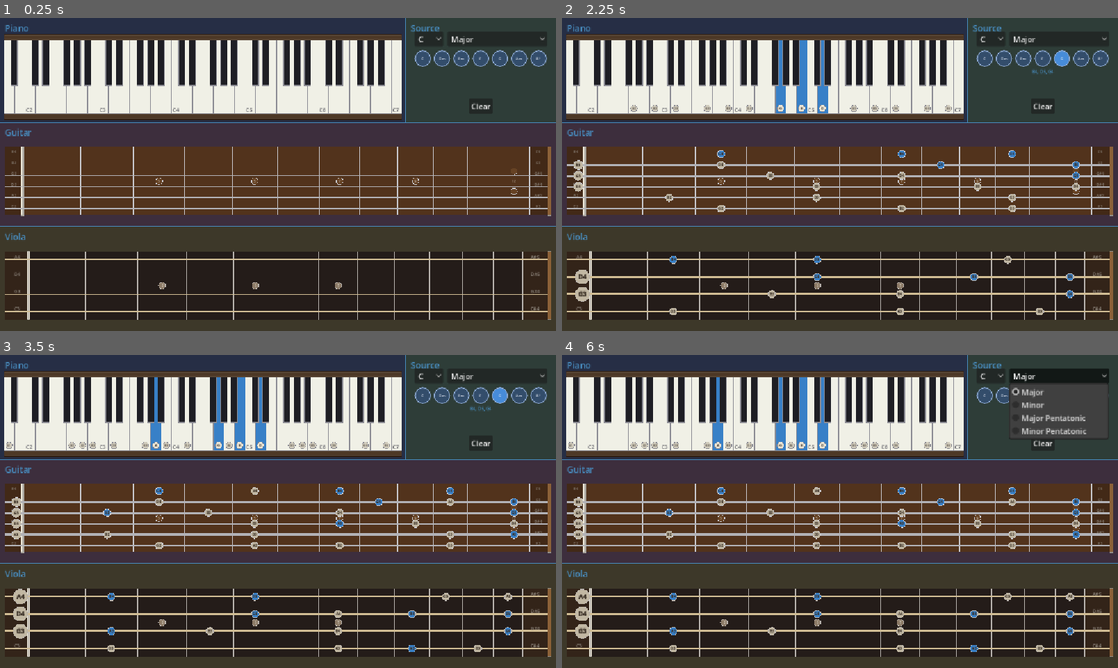
Above: before the commit, frames 1-4 (two rows, left to right).
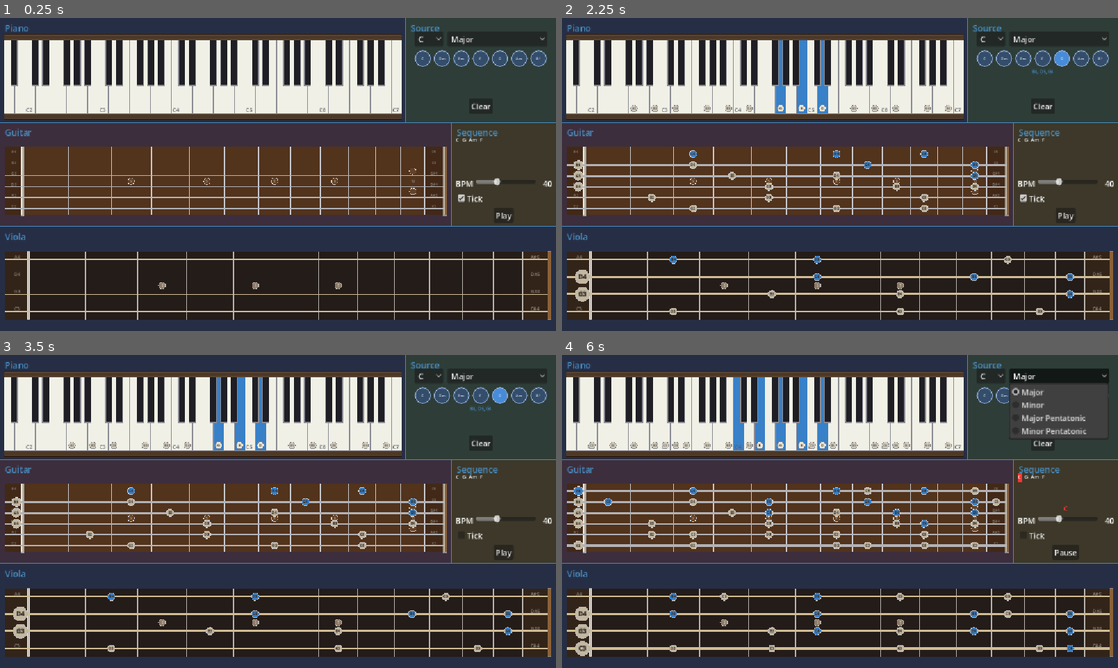
Above: after the commit, the same moments.

Repository: bitflipper42/Instrument
Game: Godot game, scene res://main.tscn
The game is run twice, just before and just after one commit, with the same random seed, the same clock (stepped at 60 frames per second) and the same inputs.
Inputs (mouse positions are in pixels of both pictures, inside the frame that each line leads up to):
- Up to frame 1 (0.25 s): no input
- Up to frame 2 (2.25 s): click "C" at 0.5 s; click "C" at 1.25 s; click "G" at 2 s
- Up to frame 3 (3.5 s): click (505, 536) at 2.75 s, where only the run after the commit has a clickable "Tick"
- Up to frame 4 (6 s): click (1067, 552) at 3.5 s, where only the run after the commit has a clickable "Play"; click (1067, 552) at 4.25 s, where only the run after the commit has a clickable "Pause"; click (1067, 552) at 5 s, where only the run after the commit has a clickable "Play"; click "Major" at 5.75 s

The runs differ from the first frame. In frame 1, 14% of the frame differs, in the area x 0-100%, y 33-100%; in frame 2, 15%; in frame 3, 16%; in frame 4, 19%, in the area x 0-100%, y 7-100%.

Commit message:
Add Sequence control tile for stepping through parsed chord progressions.
Co-authored-by: Cursor <cursoragent@cursor.com>

Diff:
--- /dev/null
+++ b/chord_parser.gd
@@ -0,0 +1,126 @@
+class_name ChordParser
+extends RefCounted
+
+## Parses chord symbol tokens (e.g. "C", "Am7", "F#dim") into MIDI note sets.
+
+const DEFAULT_OCTAVE := 4
+
+## Quality suffix -> semitone intervals from the chord root.
+const QUALITY_INTERVALS: Dictionary = {
+	"maj7": [0, 4, 7, 11],
+	"min7": [0, 3, 7, 10],
+	"m7b5": [0, 3, 6, 10],
+	"dim7": [0, 3, 6, 9],
+	"maj9": [0, 4, 7, 11, 14],
+	"min9": [0, 3, 7, 10, 14],
+	"sus4": [0, 5, 7],
+	"sus2": [0, 2, 7],
+	"add9": [0, 4, 7, 14],
+	"aug": [0, 4, 8],
+	"dim": [0, 3, 6],
+	"min": [0, 3, 7],
+	"maj": [0, 4, 7],
+	"m9": [0, 3, 7, 10, 14],
+	"m7": [0, 3, 7, 10],
+	"M7": [0, 4, 7, 11],
+	"-7": [0, 3, 7, 10],
+	"°7": [0, 3, 6, 9],
+	"13": [0, 4, 7, 10, 14, 21],
+	"11": [0, 4, 7, 10, 14, 17],
+	"ø": [0, 3, 6, 10],
+	"+": [0, 4, 8],
+	"°": [0, 3, 6],
+	"9": [0, 4, 7, 10, 14],
+	"7": [0, 4, 7, 10],
+	"6": [0, 4, 7, 9],
+	"m": [0, 3, 7],
+	"M": [0, 4, 7],
+	"-": [0, 3, 7],
+	"5": [0, 7],
+	"": [0, 4, 7],
+}
+
+static var _quality_keys: PackedStringArray = PackedStringArray()
+
+
+## Splits `text` on whitespace into non-empty tokens (row order preserved).
+static func tokenize(text: String) -> PackedStringArray:
+	var tokens: PackedStringArray = []
+	for line in text.split("\n"):
+		for part in line.split(" ", false):
+			var token := part.strip_edges()
+			if not token.is_empty():
+				tokens.append(token)
+	return tokens
+
+
+## Parses one chord token. Returns `{ "valid": bool, "tones": Array[int], "token": String }`.
+static func parse(token: String) -> Dictionary:
+	var cleaned := token.strip_edges()
+	if cleaned.is_empty():
+		return {"valid": false, "tones": [], "token": cleaned}
+	var root := _parse_root(cleaned)
+	if root.is_empty():
+		return {"valid": false, "tones": [], "token": cleaned}
+	var quality: String = root["quality"]
+	var intervals: Array = _intervals_for_quality(quality)
+	if intervals.is_empty():
+		return {"valid": false, "tones": [], "token": cleaned}
+	var pc := BasicInstrument.CHROMATIC.find(root["pitch"])
+	if pc < 0:
+		return {"valid": false, "tones": [], "token": cleaned}
+	var base := (int(root["octave"]) + 1) * 12 + pc
+	var tones: Array[int] = []
+	for interval in intervals:
+		var midi := base + int(interval)
+		if midi < 0 or midi > 127:
+			return {"valid": false, "tones": [], "token": cleaned}
+		if not tones.has(midi):
+			tones.append(midi)
+	tones.sort()
+	return {"valid": true, "tones": tones, "token": cleaned}
+
+
+static func is_valid(token: String) -> bool:
+	return parse(token)["valid"]
+
+
+static func _parse_root(s: String) -> Dictionary:
+	if s.is_empty():
+		return {}
+	var letter := s[0]
+	if not ((letter >= "A" and letter <= "G") or (letter >= "a" and letter <= "g")):
+		return {}
+	var i := 1
+	var acc := ""
+	if i < s.length() and s[i] in "#b":
+		acc = s[i]
+		i += 1
+	var pitch := s.substr(0, 1).to_upper() + acc
+	if BasicInstrument.FLAT_ALIASES.has(pitch):
+		pitch = BasicInstrument.FLAT_ALIASES[pitch]
+	if not BasicInstrument.CHROMATIC.has(pitch):
+		return {}
+	var octave := DEFAULT_OCTAVE
+	var oct_start := i
+	while i < s.length() and s[i].is_valid_int():
+		i += 1
+	if i > oct_start:
+		octave = int(s.substr(oct_start, i - oct_start))
+	return {"pitch": pitch, "octave": octave, "quality": s.substr(i)}
+
+
+static func _intervals_for_quality(quality: String) -> Array:
+	if QUALITY_INTERVALS.has(quality):
+		return QUALITY_INTERVALS[quality]
+	if _quality_keys.is_empty():
+		var keys: Array[String] = []
+		for key in QUALITY_INTERVALS:
+			keys.append(key)
+		keys.sort_custom(func(a: String, b: String) -> bool:
+			return a.length() > b.length())
+		_quality_keys = PackedStringArray(keys)
+	for key in _quality_keys:
+		if quality == key:
+			return QUALITY_INTERVALS[key]
+	return []
--- a/main.gd
+++ b/main.gd
@@ -4,6 +4,7 @@
 const GuitarScene := preload("res://guitar_instrument.tscn")
 const ViolaScene := preload("res://viola_instrument.tscn")
 const SourceScene := preload("res://source_instrument.tscn")
+const SequenceScene := preload("res://sequence_instrument.tscn")
 
 @onready var tile_manager: TileManager = $TileManager
 
@@ -14,8 +15,11 @@
 	var piano := tile_manager.add_tile_to_row(top_row, PianoScene, "Piano") as BasicInstrument
 	var source := tile_manager.add_tile_to_row(top_row, SourceScene, "Source", true, 1.44) as SourceInstrument
 
-	# Rows 1 and 2: full-width Guitar, then Viola.
-	var guitar := tile_manager.add_tile_from_scene(GuitarScene, "Guitar") as BasicInstrument
+	# Row 1: Guitar (left) and Sequence (right). Row 2: Viola.
+	var guitar_row := tile_manager.add_row()
+	var guitar := tile_manager.add_tile_to_row(guitar_row, GuitarScene, "Guitar") as BasicInstrument
+	var sequence := tile_manager.add_tile_to_row(
+		guitar_row, SequenceScene, "Sequence", true, 1.0) as SequenceInstrument
 	var viola := tile_manager.add_tile_from_scene(ViolaScene, "Viola") as BasicInstrument
 
 	if piano and guitar:
@@ -35,6 +39,14 @@
 		if viola:
 			source.connect_to(viola)
 
+	if sequence:
+		if piano:
+			sequence.connect_to(piano)
+		if guitar:
+			sequence.connect_to(guitar)
+		if viola:
+			sequence.connect_to(viola)
+
 
 ## Releases all notes on every instrument (Source's Clear button).
 func _release_all_notes() -> void:
--- /dev/null
+++ b/sequence_instrument.gd
@@ -0,0 +1,339 @@
+class_name SequenceInstrument
+extends BasicInstrument
+
+## Control tile that parses a whitespace-separated chord sequence, highlights
+## invalid tokens in red, and steps through valid chords on each beat.
+
+const TITLE_HEIGHT := 28.0
+const UI_PADDING := 8.0
+const DEFAULT_BPM := 40
+const MIN_BPM := 20
+const MAX_BPM := 80
+const DEFAULT_SEQUENCE := "C G Am F"
+
+@export var valid_token_color: Color = Color(0.92, 0.95, 1.0)
+@export var invalid_token_color: Color = Color(1.0, 0.35, 0.35)
+@export var active_token_color: Color = Color(1.0, 0.2, 0.2)
+
+var _canvas: CanvasLayer
+var _ui: VBoxContainer
+var _text_stack: Control
+var _sequence_display: RichTextLabel
+var _text_edit: TextEdit
+var _current_label: Label
+var _bpm_slider: HSlider
+var _bpm_label: Label
+var _tick_checkbox: CheckBox
+var _play_button: Button
+var _tick_player: AudioStreamPlayer
+
+var _parsed_chords: Array = []
+var _valid_step_indices: Array[int] = []
+var _playing := false
+var _step_index := 0
+var _beat_accum := 0.0
+var _current_tones: Array[int] = []
+var _active_parsed_index := -1
+
+
+func _ready() -> void:
+	super._ready()
+	if title == "Instrument":
+		title = "Sequence"
+	set_process(true)
+	_build_ui()
+	_layout_ui()
+	_reparse_sequence()
+
+
+func _build_ui() -> void:
+	_canvas = CanvasLayer.new()
+	add_child(_canvas)
+
+	_ui = VBoxContainer.new()
+	_ui.add_theme_constant_override("separation", 4)
+	_ui.mouse_filter = Control.MOUSE_FILTER_STOP
+	_canvas.add_child(_ui)
+
+	_text_stack = Control.new()
+	_text_stack.size_flags_vertical = Control.SIZE_EXPAND_FILL
+	_text_stack.size_flags_horizontal = Control.SIZE_EXPAND_FILL
+	_text_stack.clip_contents = true
+	_ui.add_child(_text_stack)
+
+	_sequence_display = RichTextLabel.new()
+	_sequence_display.set_anchors_preset(Control.PRESET_FULL_RECT)
+	_sequence_display.bbcode_enabled = true
+	_sequence_display.scroll_active = false
+	_sequence_display.fit_content = false
+	_sequence_display.mouse_filter = Control.MOUSE_FILTER_IGNORE
+	_sequence_display.add_theme_font_size_override("normal_font_size", 11)
+	_sequence_display.add_theme_stylebox_override("normal", StyleBoxEmpty.new())
+	_sequence_display.add_theme_stylebox_override("focus", StyleBoxEmpty.new())
+	_text_stack.add_child(_sequence_display)
+
+	_text_edit = TextEdit.new()
+	_text_edit.set_anchors_preset(Control.PRESET_FULL_RECT)
+	_text_edit.text = DEFAULT_SEQUENCE
+	_text_edit.placeholder_text = "C G Am F"
+	_text_edit.wrap_mode = TextEdit.LINE_WRAPPING_NONE
+	_text_edit.focus_mode = Control.FOCUS_ALL
+	_text_edit.mouse_filter = Control.MOUSE_FILTER_STOP
+	_text_edit.add_theme_font_size_override("font_size", 11)
+	_text_edit.add_theme_color_override("font_color", Color(1.0, 1.0, 1.0, 0.0))
+	_text_edit.add_theme_color_override("font_readonly_color", Color(1.0, 1.0, 1.0, 0.0))
+	_text_edit.add_theme_color_override("caret_color", Color(0.92, 0.95, 1.0))
+	_text_edit.add_theme_color_override("selection_color", Color(0.28, 0.55, 0.85, 0.35))
+	_text_edit.add_theme_stylebox_override("normal", StyleBoxEmpty.new())
+	_text_edit.add_theme_stylebox_override("focus", StyleBoxEmpty.new())
+	_text_stack.add_child(_text_edit)
+
+	_current_label = Label.new()
+	_current_label.horizontal_alignment = HORIZONTAL_ALIGNMENT_CENTER
+	_current_label.add_theme_color_override("font_color", active_token_color)
+	_current_label.add_theme_font_size_override("font_size", 14)
+	_ui.add_child(_current_label)
+
+	var controls := VBoxContainer.new()
+	controls.add_theme_constant_override("separation", 4)
+	_ui.add_child(controls)
+
+	var bpm_row := HBoxContainer.new()
+	bpm_row.add_theme_constant_override("separation", 6)
+	controls.add_child(bpm_row)
+
+	var bpm_caption := Label.new()
+	bpm_caption.text = "BPM"
+	bpm_row.add_child(bpm_caption)
+
+	_bpm_slider = HSlider.new()
+	_bpm_slider.min_value = MIN_BPM
+	_bpm_slider.max_value = MAX_BPM
+	_bpm_slider.step = 1.0
+	_bpm_slider.value = DEFAULT_BPM
+	_bpm_slider.size_flags_horizontal = Control.SIZE_EXPAND_FILL
+	bpm_row.add_child(_bpm_slider)
+
+	_bpm_label = Label.new()
+	_bpm_label.custom_minimum_size.x = 28.0
+	_bpm_label.horizontal_alignment = HORIZONTAL_ALIGNMENT_RIGHT
+	bpm_row.add_child(_bpm_label)
+
+	_tick_checkbox = CheckBox.new()
+	_tick_checkbox.text = "Tick"
+	_tick_checkbox.button_pressed = true
+	controls.add_child(_tick_checkbox)
+
+	_play_button = Button.new()
+	_play_button.text = "Play"
+	_play_button.size_flags_horizontal = Control.SIZE_SHRINK_CENTER
+	controls.add_child(_play_button)
+
+	_text_edit.text_changed.connect(_on_text_changed)
+	_bpm_slider.value_changed.connect(_on_bpm_changed)
+	_play_button.pressed.connect(_on_play_pressed)
+	_on_bpm_changed(_bpm_slider.value)
+
+	_tick_player = AudioStreamPlayer.new()
+	_tick_player.stream = _make_tick_stream()
+	add_child(_tick_player)
+
+
+func _layout_ui() -> void:
+	if _ui == null:
+		return
+	_ui.position = global_position + Vector2(UI_PADDING, TITLE_HEIGHT)
+	_ui.size = Vector2(
+		maxf(tile_size.x - UI_PADDING * 2.0, 0.0),
+		maxf(tile_size.y - TITLE_HEIGHT - UI_PADDING, 0.0))
+
+
+func set_rect(top_left: Vector2, size: Vector2) -> void:
+	super.set_rect(top_left, size)
+	_layout_ui()
+
+
+func _input(_event: InputEvent) -> void:
+	# UI-only tile; don't handle instrument click gestures.
+	pass
+
+
+func _draw() -> void:
+	# Tile chrome only — current chord is shown in the UI label.
+	var rect := Rect2(Vector2.ZERO, tile_size)
+	draw_rect(rect, tile_color, true)
+	draw_rect(rect, border_color, false, border_width)
+	if title != "":
+		var font := ThemeDB.fallback_font
+		var font_size := 18
+		draw_string(font, Vector2(10, 10 + font_size), title,
+			HORIZONTAL_ALIGNMENT_LEFT, -1, font_size, border_color)
+
+
+func release_all() -> void:
+	_stop_playback()
+	super.release_all()
+
+
+func _on_text_changed() -> void:
+	_reparse_sequence()
+	if _playing:
+		_restart_playback_from_current()
+
+
+func _on_bpm_changed(value: float) -> void:
+	_bpm_label.text = str(int(value))
+
+
+func _on_play_pressed() -> void:
+	if _playing:
+		_stop_playback()
+	else:
+		_start_playback()
+
+
+func _reparse_sequence() -> void:
+	_parsed_chords.clear()
+	_valid_step_indices.clear()
+	for token in ChordParser.tokenize(_text_edit.text):
+		var result := ChordParser.parse(token)
+		_parsed_chords.append(result)
+		if result["valid"]:
+			_valid_step_indices.append(_parsed_chords.size() - 1)
+	_update_sequence_display()
+
+
+func _update_sequence_display() -> void:
+	if _sequence_display == null:
+		return
+	if _text_edit.text.is_empty():
+		_sequence_display.text = "[color=#666666]%s[/color]" % _text_edit.placeholder_text
+		return
+	var bbcode := ""
+	var chord_i := 0
+	var valid_hex := valid_token_color.to_html(false)
+	var invalid_hex := invalid_token_color.to_html(false)
+	var active_hex := active_token_color.to_html(false)
+	for line_i in _text_edit.get_line_count():
+		if line_i > 0:
+			bbcode += "\n"
+		var line := _text_edit.get_line(line_i)
+		var col := 0
+		var first_token := true
+		while col < line.length():
+			while col < line.length() and line[col] == " ":
+				bbcode += " "
+				col += 1
+			if col >= line.length():
+				break
+			if not first_token:
+				bbcode += " "
+			first_token = false
+			var start := col
+			while col < line.length() and line[col] != " ":
+				col += 1
+			var token := line.substr(start, col - start)
+			if chord_i < _parsed_chords.size():
+				var chord: Dictionary = _parsed_chords[chord_i]
+				if chord_i == _active_parsed_index and _active_parsed_index >= 0:
+					bbcode += "[bgcolor=#%s][color=#ffffff]%s[/color][/bgcolor]" % [active_hex, token]
+				elif not chord["valid"]:
+					bbcode += "[color=#%s]%s[/color]" % [invalid_hex, token]
+				else:
+					bbcode += "[color=#%s]%s[/color]" % [valid_hex, token]
+				chord_i += 1
+			else:
+				bbcode += "[color=#%s]%s[/color]" % [invalid_hex, token]
+	_sequence_display.text = bbcode
+
+
+func _start_playback() -> void:
+	if _valid_step_indices.is_empty():
+		_current_label.text = "—"
+		return
+	_playing = true
+	_beat_accum = 0.0
+	_step_index = 0
+	_play_button.text = "Pause"
+	_play_chord_at(_valid_step_indices[_step_index])
+
+
+func _stop_playback() -> void:
+	_playing = false
+	_beat_accum = 0.0
+	_play_button.text = "Play"
+	_active_parsed_index = -1
+	_current_label.text = ""
+	_release_current_chord()
+	_update_sequence_display()
+
+
+func _restart_playback_from_current() -> void:
+	_release_current_chord()
+	if _valid_step_indices.is_empty():
+		_stop_playback()
+		return
+	_step_index = clampi(_step_index, 0, _valid_step_indices.size() - 1)
+	_play_chord_at(_valid_step_indices[_step_index])
+
+
+func _advance_sequence() -> void:
+	_release_current_chord()
+	if _valid_step_indices.is_empty():
+		_stop_playback()
+		return
+	_step_index = (_step_index + 1) % _valid_step_indices.size()
+	_play_chord_at(_valid_step_indices[_step_index])
+
+
+func _play_chord_at(parsed_index: int) -> void:
+	if parsed_index < 0 or parsed_index >= _parsed_chords.size():
+		return
+	var chord: Dictionary = _parsed_chords[parsed_index]
+	if not chord["valid"]:
+		return
+	_active_parsed_index = parsed_index
+	_current_tones = (chord["tones"] as Array).duplicate()
+	_current_label.text = chord["token"]
+	_update_sequence_display()
+	if _tick_checkbox != null and _tick_checkbox.button_pressed:
+		_tick_player.play()
+	for midi in _current_tones:
+		note_on(_midi_to_name(midi))
+
+
+func _release_current_chord() -> void:
+	for midi in _current_tones:
+		note_off(_midi_to_name(midi))
+	_current_tones.clear()
+
+
+func _process(delta: float) -> void:
+	if not _playing or _valid_step_indices.is_empty():
+		return
+	var beat_len := 60.0 / _bpm_slider.value
+	_beat_accum += delta
+	while _beat_accum >= beat_len:
+		_beat_accum -= beat_len
+		_advance_sequence()
+
+
+func _make_tick_stream() -> AudioStreamWAV:
+	var sample_hz := 44100
+	var duration := 0.025
+	var frame_count := int(sample_hz * duration)
+	var data := PackedByteArray()
+	data.resize(frame_count * 2)
+	for i in frame_count:
+		var t := float(i) / float(sample_hz)
+		var env := exp(-t * 140.0)
+		var sample := sin(TAU * 1000.0 * t) * env * 0.4
+		var s16 := int(clampf(sample * 32767.0, -32768.0, 32767.0))
+		data[i * 2] = s16 & 0xFF
+		data[i * 2 + 1] = (s16 >> 8) & 0xFF
+	var stream := AudioStreamWAV.new()
+	stream.format = AudioStreamWAV.FORMAT_16_BITS
+	stream.mix_rate = sample_hz
+	stream.stereo = false
+	stream.data = data
+	return stream
--- /dev/null
+++ b/sequence_instrument.tscn
@@ -0,0 +1,6 @@
+[gd_scene format=3]
+
+[ext_resource type="Script" path="res://sequence_instrument.gd" id="1_sequence"]
+
+[node name="SequenceInstrument" type="Node2D"]
+script = ExtResource("1_sequence")
Not shown, added: chord_parser.gd.uid
Not shown, added: sequence_instrument.gd.uid
